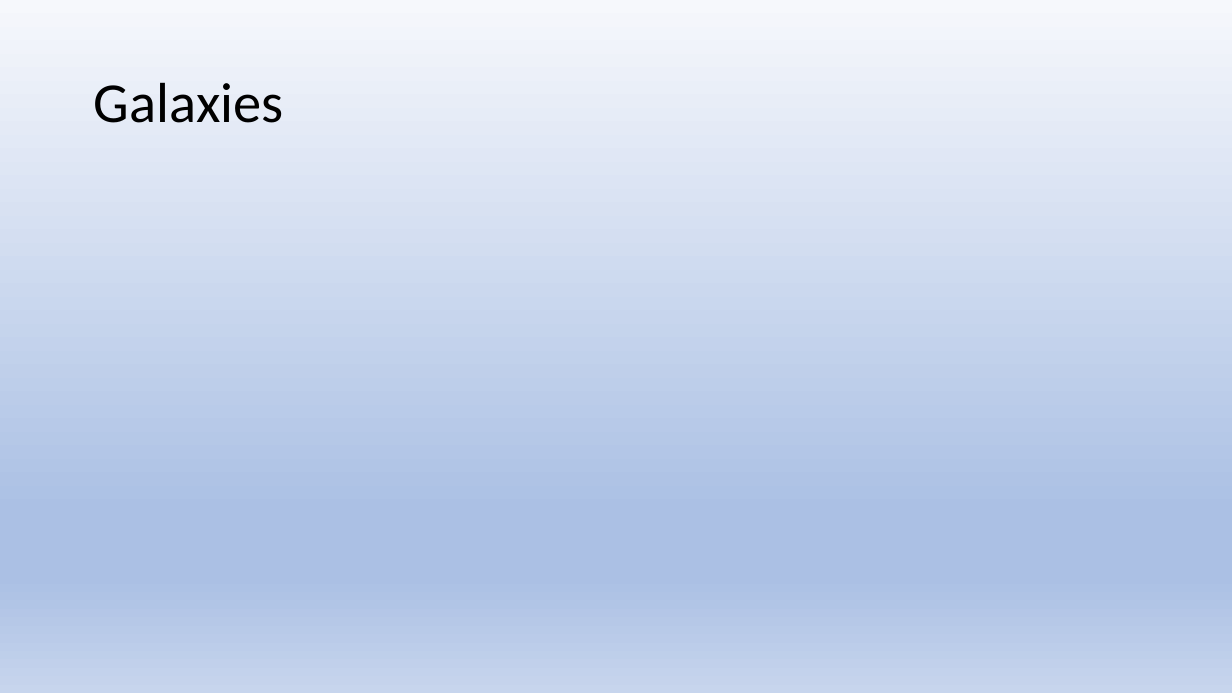
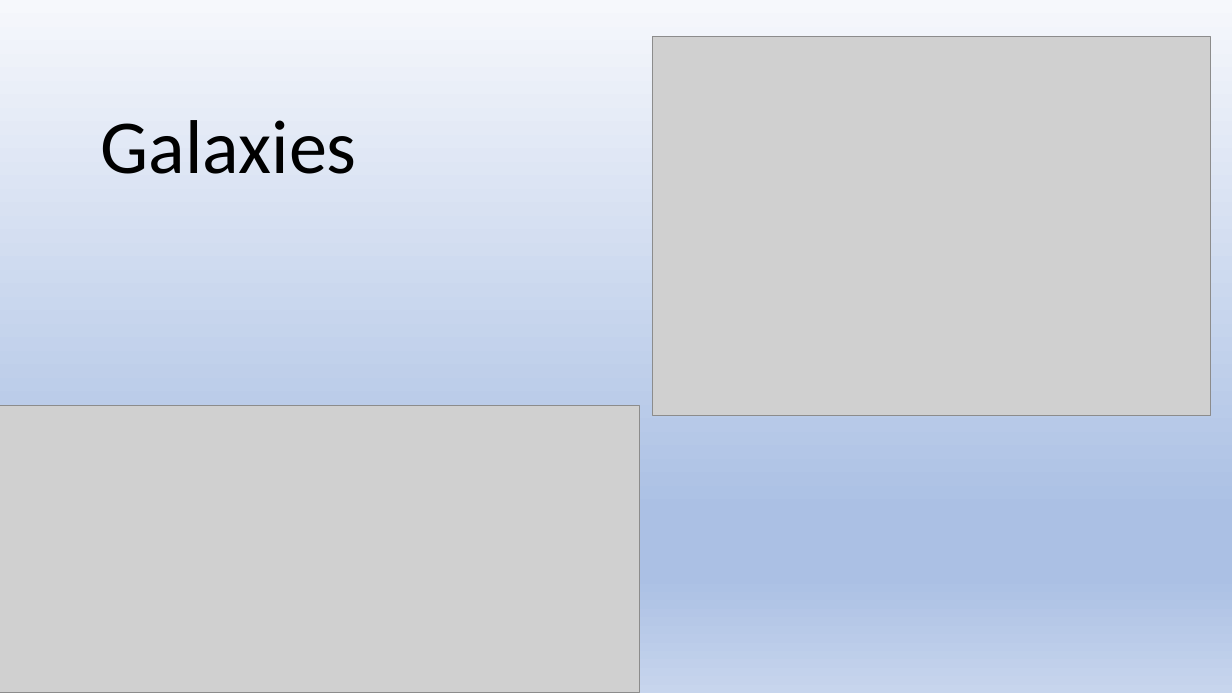
Before and after one commit to girishsukukumar/General, a slide deck: slide 23 of astronomy-kids.pptx (slide 18 before the commit). Drawn at 1232x693 pixels with LibreOffice and Linux fonts; fonts in the diff are those of the drawing; grey boxes stand for pictures. Boxes give left, top, right and bottom in pixels: in the first picture for what was removed or moved away, otherwise in the second. Text is boxed around its words. In the diff, an @@ line names an element or a change of style, - is before the commit and + after.

```diff
--- a/astronomy-kids.pptx
+++ b/astronomy-kids.pptx
@@ picture added at <box>653,37,1210,416</box> @@
@@ title "Galaxies": place and size @@
-title "Galaxies" at <box>94,82,284,123</box>
+title "Galaxies" at <box>101,120,357,174</box>
@@ title "Galaxies" at <box>101,120,357,174</box>: size 44 to 59.4 pt @@
@@ picture added at <box>0,406,640,693</box> @@
```
Also in this commit, not shown: 9 other slides changed, 15 slides added, 3 slides removed.
